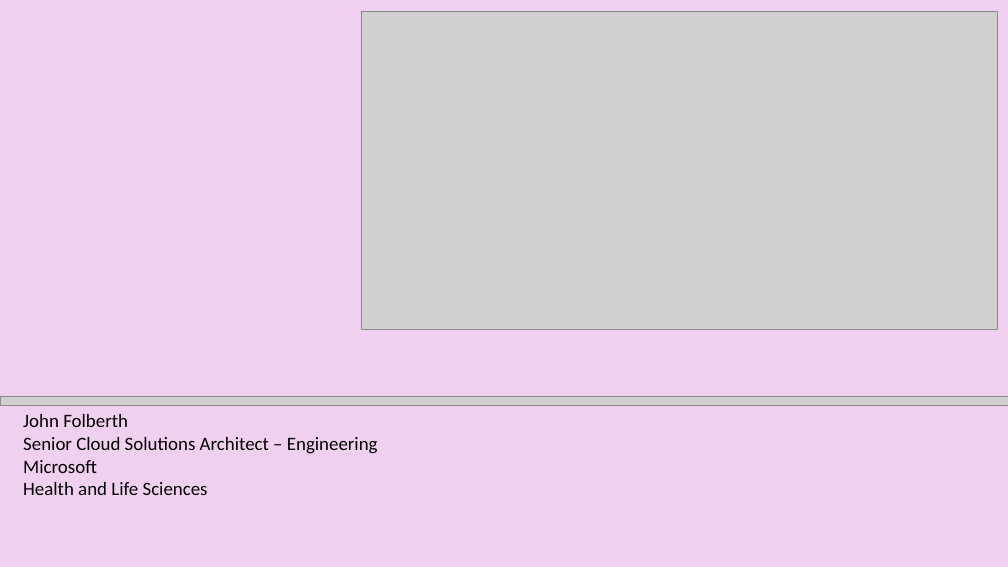
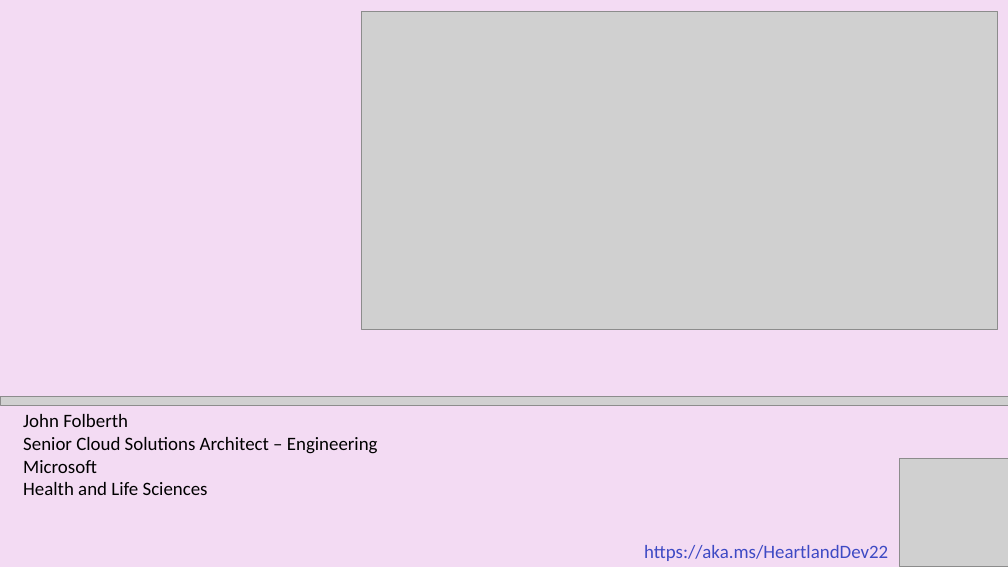
Before and after one commit to JFolberth/Azure_IaC_Flavors, a slide deck: slide 1 of documentation/presentation/Azure _IaC_Flavors.pptx. Drawn at 1008x567 pixels with LibreOffice and Linux fonts; fonts in the diff are those of the drawing; grey boxes stand for pictures. Boxes give left, top, right and bottom in pixels: in the first picture for what was removed or moved away, otherwise in the second. Text is boxed around its words. In the diff, an @@ line names an element or a change of style, - is before the commit and + after.

```diff
--- a/documentation/presentation/Azure _IaC_Flavors.pptx
+++ b/documentation/presentation/Azure _IaC_Flavors.pptx
@@ background #F0D0EF to #F0D0EF at 75% opacity @@
@@ picture added at [900, 458, 1008, 567] @@
@@ text added at [644, 545, 888, 561], 18 pt, text #3E4AC4 @@
+https://aka.ms/HeartlandDev22
```
Also in this commit, not shown: 11 other slides changed, 2 slides added, 3 other files.
